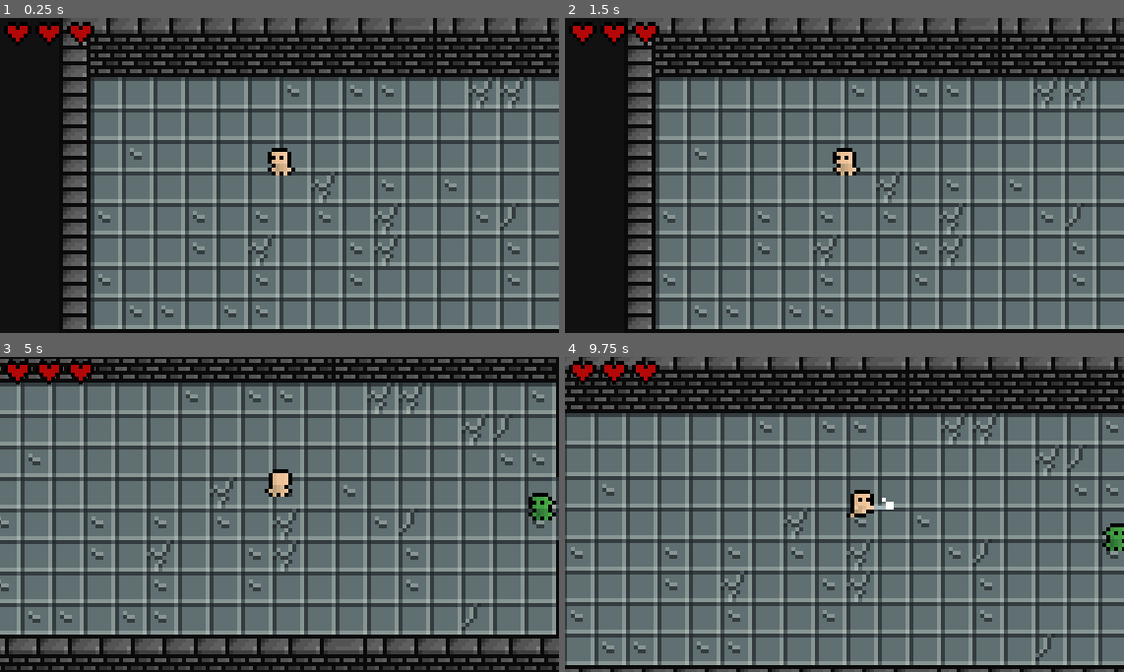
Above: before the commit, frames 1-4 (two rows, left to right).
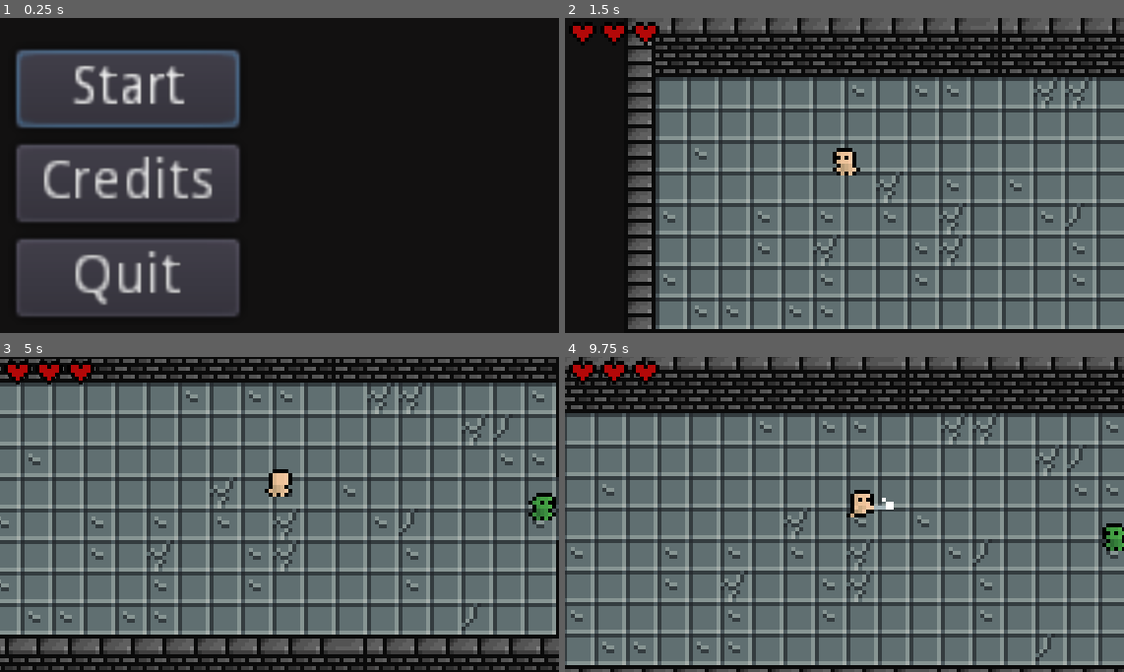
Above: after the commit, the same moments.

Repository: mai-soup/madness-of-warblade
Game: Godot game, scene res://UI/MainMenu.tscn
Two runs of this game, one before a commit and one after it. Both use one fixed random seed, a clock stepped at 60 frames per second and the inputs below. Before the commit the project starts from res://World.tscn.
Inputs (mouse positions are in pixels of both pictures, inside the frame that each line leads up to):
- Up to frame 1 (0.25 s): no input
- Up to frame 2 (1.5 s): click (693, 181) at 0.5 s, where only the run after the commit has a clickable "Credits"; click (693, 87) at 1.25 s, where only the run after the commit has a clickable "Start"
- Up to frame 3 (5 s): tap Enter at 2 s; hold D (move_right) 2.03-2.78 s; tap Space (attack) every 0.75 s from 2.1 to 4.35 s; hold S (move_down) 2.78-3.53 s; hold D (move_right) 3.53-4.28 s; hold W (move_up) from 4.28 s (still down)
- Up to frame 4 (9.75 s): release W (move_up) at 5.03 s; hold A (move_left) 5.03-6.53 s; tap Space (attack) every 0.75 s from 5.1 to 9.6 s; hold S (move_down) 6.53-7.28 s; hold D (move_right) 7.28-8.03 s; hold W (move_up) 8.03-8.78 s; hold D (move_right) 8.78-9.53 s; hold S (move_down) from 9.53 s (still down)

The runs differ from the first frame. In frame 1, 82% of the frame differs, in the area x 1-100%, y 0-99%; in frame 2, nothing differs; in frame 3, 0.1%; in frame 4, less than 0.1%.

Commit message:
add simple main menu

Diff:
--- /dev/null
+++ b/UI/MainMenu.gd
@@ -0,0 +1,13 @@
+extends Control
+
+func _ready() -> void:
+	$VBoxContainer/StartBtn.grab_focus()
+
+func _on_StartBtn_pressed() -> void:
+	get_tree().change_scene("res://World.tscn")
+
+func _on_CreditsBtn_pressed() -> void:
+	pass # Replace with function body.
+
+func _on_QuitBtn_pressed() -> void:
+	get_tree().quit()
--- /dev/null
+++ b/UI/MainMenu.tscn
@@ -0,0 +1,39 @@
+[gd_scene load_steps=2 format=2]
+
+[ext_resource path="res://UI/MainMenu.gd" type="Script" id=1]
+
+[node name="MainMenu" type="Control"]
+anchor_right = 1.0
+anchor_bottom = 1.0
+script = ExtResource( 1 )
+
+[node name="VBoxContainer" type="VBoxContainer" parent="."]
+anchor_top = 1.0
+anchor_bottom = 1.0
+margin_left = 4.0
+margin_top = -72.0
+margin_right = 44.0
+margin_bottom = -4.0
+
+[node name="StartBtn" type="Button" parent="VBoxContainer"]
+margin_right = 41.0
+margin_bottom = 20.0
+focus_neighbour_top = NodePath("../QuitBtn")
+text = "Start"
+
+[node name="CreditsBtn" type="Button" parent="VBoxContainer"]
+margin_top = 24.0
+margin_right = 57.0
+margin_bottom = 44.0
+text = "Credits"
+
+[node name="QuitBtn" type="Button" parent="VBoxContainer"]
+margin_top = 48.0
+margin_right = 40.0
+margin_bottom = 68.0
+focus_neighbour_bottom = NodePath("../StartBtn")
+text = "Quit"
+
+[connection signal="pressed" from="VBoxContainer/StartBtn" to="." method="_on_StartBtn_pressed"]
+[connection signal="pressed" from="VBoxContainer/CreditsBtn" to="." method="_on_CreditsBtn_pressed"]
+[connection signal="pressed" from="VBoxContainer/QuitBtn" to="." method="_on_QuitBtn_pressed"]
--- a/project.godot
+++ b/project.godot
@@ -21,7 +21,7 @@
 [application]
 
 config/name="Madness of Warblade"
-run/main_scene="res://World.tscn"
+run/main_scene="res://UI/MainMenu.tscn"
 config/icon="res://icon.png"
 
 [autoload]
@@ -52,6 +52,34 @@
 
 [input]
 
+ui_left={
+"deadzone": 0.5,
+"events": [ Object(InputEventKey,"resource_local_to_scene":false,"resource_name":"","device":0,"alt":false,"shift":false,"control":false,"meta":false,"command":false,"pressed":false,"scancode":16777231,"physical_scancode":0,"unicode":0,"echo":false,"script":null)
+, Object(InputEventJoypadButton,"resource_local_to_scene":false,"resource_name":"","device":0,"button_index":14,"pressure":0.0,"pressed":false,"script":null)
+, Object(InputEventKey,"resource_local_to_scene":false,"resource_name":"","device":0,"alt":false,"shift":false,"control":false,"meta":false,"command":false,"pressed":false,"scancode":65,"physical_scancode":0,"unicode":0,"echo":false,"script":null)
+ ]
+}
+ui_right={
+"deadzone": 0.5,
+"events": [ Object(InputEventKey,"resource_local_to_scene":false,"resource_name":"","device":0,"alt":false,"shift":false,"control":false,"meta":false,"command":false,"pressed":false,"scancode":16777233,"physical_scancode":0,"unicode":0,"echo":false,"script":null)
+, Object(InputEventJoypadButton,"resource_local_to_scene":false,"resource_name":"","device":0,"button_index":15,"pressure":0.0,"pressed":false,"script":null)
+, Object(InputEventKey,"resource_local_to_scene":false,"resource_name":"","device":0,"alt":false,"shift":false,"control":false,"meta":false,"command":false,"pressed":false,"scancode":68,"physical_scancode":0,"unicode":0,"echo":false,"script":null)
+ ]
+}
+ui_up={
+"deadzone": 0.5,
+"events": [ Object(InputEventKey,"resource_local_to_scene":false,"resource_name":"","device":0,"alt":false,"shift":false,"control":false,"meta":false,"command":false,"pressed":false,"scancode":16777232,"physical_scancode":0,"unicode":0,"echo":false,"script":null)
+, Object(InputEventJoypadButton,"resource_local_to_scene":false,"resource_name":"","device":0,"button_index":12,"pressure":0.0,"pressed":false,"script":null)
+, Object(InputEventKey,"resource_local_to_scene":false,"resource_name":"","device":0,"alt":false,"shift":false,"control":false,"meta":false,"command":false,"pressed":false,"scancode":87,"physical_scancode":0,"unicode":0,"echo":false,"script":null)
+ ]
+}
+ui_down={
+"deadzone": 0.5,
+"events": [ Object(InputEventKey,"resource_local_to_scene":false,"resource_name":"","device":0,"alt":false,"shift":false,"control":false,"meta":false,"command":false,"pressed":false,"scancode":16777234,"physical_scancode":0,"unicode":0,"echo":false,"script":null)
+, Object(InputEventJoypadButton,"resource_local_to_scene":false,"resource_name":"","device":0,"button_index":13,"pressure":0.0,"pressed":false,"script":null)
+, Object(InputEventKey,"resource_local_to_scene":false,"resource_name":"","device":0,"alt":false,"shift":false,"control":false,"meta":false,"command":false,"pressed":false,"scancode":83,"physical_scancode":0,"unicode":0,"echo":false,"script":null)
+ ]
+}
 move_left={
 "deadzone": 0.5,
 "events": [ Object(InputEventKey,"resource_local_to_scene":false,"resource_name":"","device":0,"alt":false,"shift":false,"control":false,"meta":false,"command":false,"pressed":false,"scancode":65,"physical_scancode":0,"unicode":0,"echo":false,"script":null)
